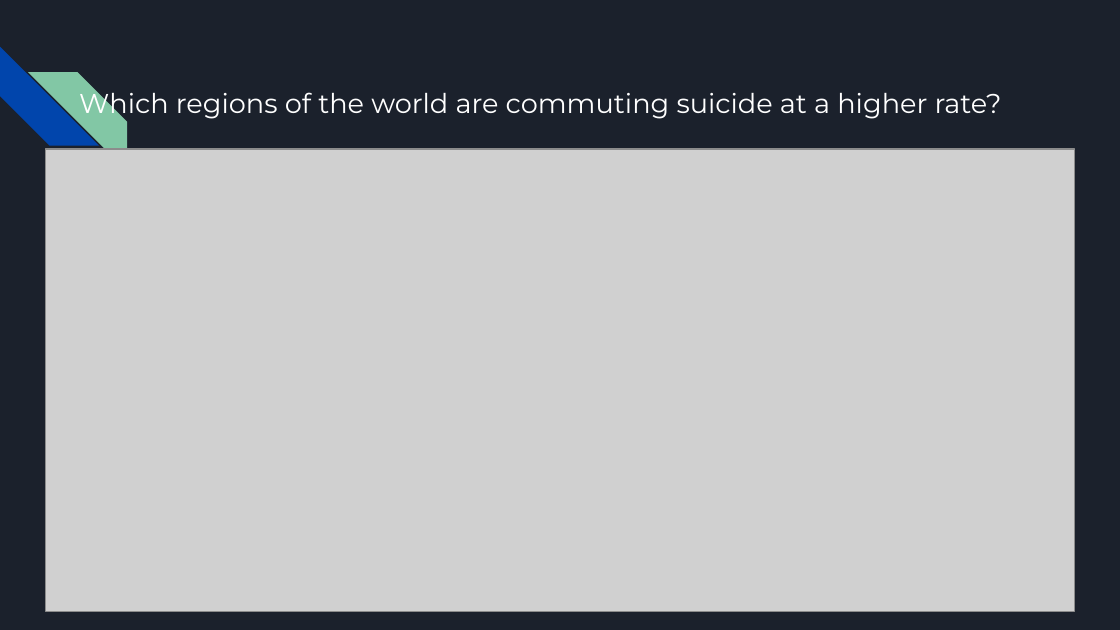
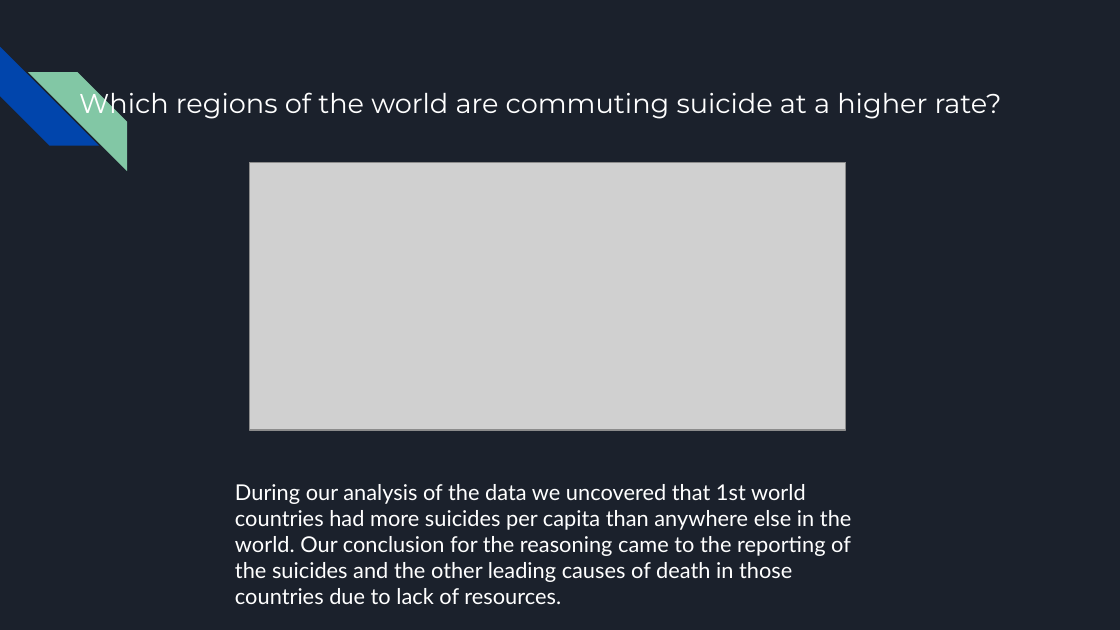
Before and after one commit to RosieMina/Final_project, a slide deck: slide 7 of Final Project.pptx (slide 6 before the commit). Drawn at 1120x630 pixels with LibreOffice and Linux fonts; fonts in the diff are those of the drawing; grey boxes stand for pictures. Boxes give left, top, right and bottom in pixels: in the first picture for what was removed or moved away, otherwise in the second. Text is boxed around its words. In the diff, an @@ line names an element or a change of style, - is before the commit and + after.

```diff
--- a/Final Project.pptx
+++ b/Final Project.pptx
@@ picture: place and size @@
-picture at (45, 149, 1074, 612)
+picture at (250, 162, 846, 430)
@@ text added at (235, 484, 851, 604), 14 pt, text #FFFFFF @@
+During our analysis of the data we uncovered that 1st world countries had more suicides per capita than anywhere else in the world. Our conclusion for the reasoning came to the reporting of the suicides and the other leading causes of death in those countries due to lack of resources.
```
Also in this commit, not shown: 5 other slides changed, 3 slides added, 2 slides removed.
